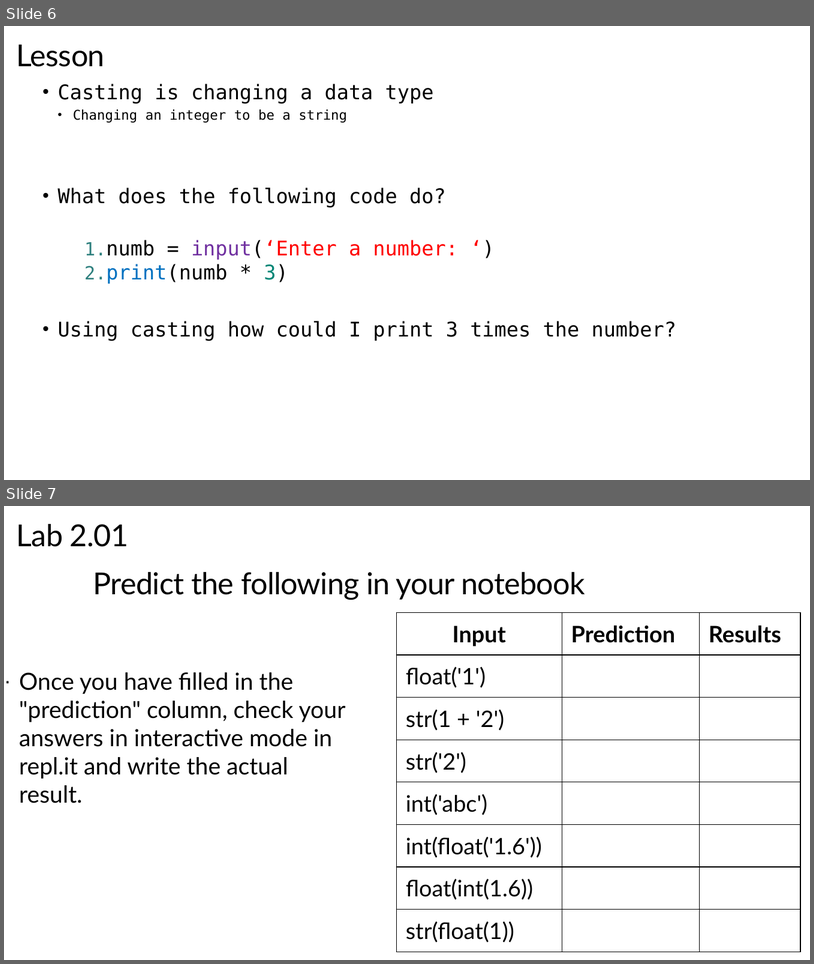
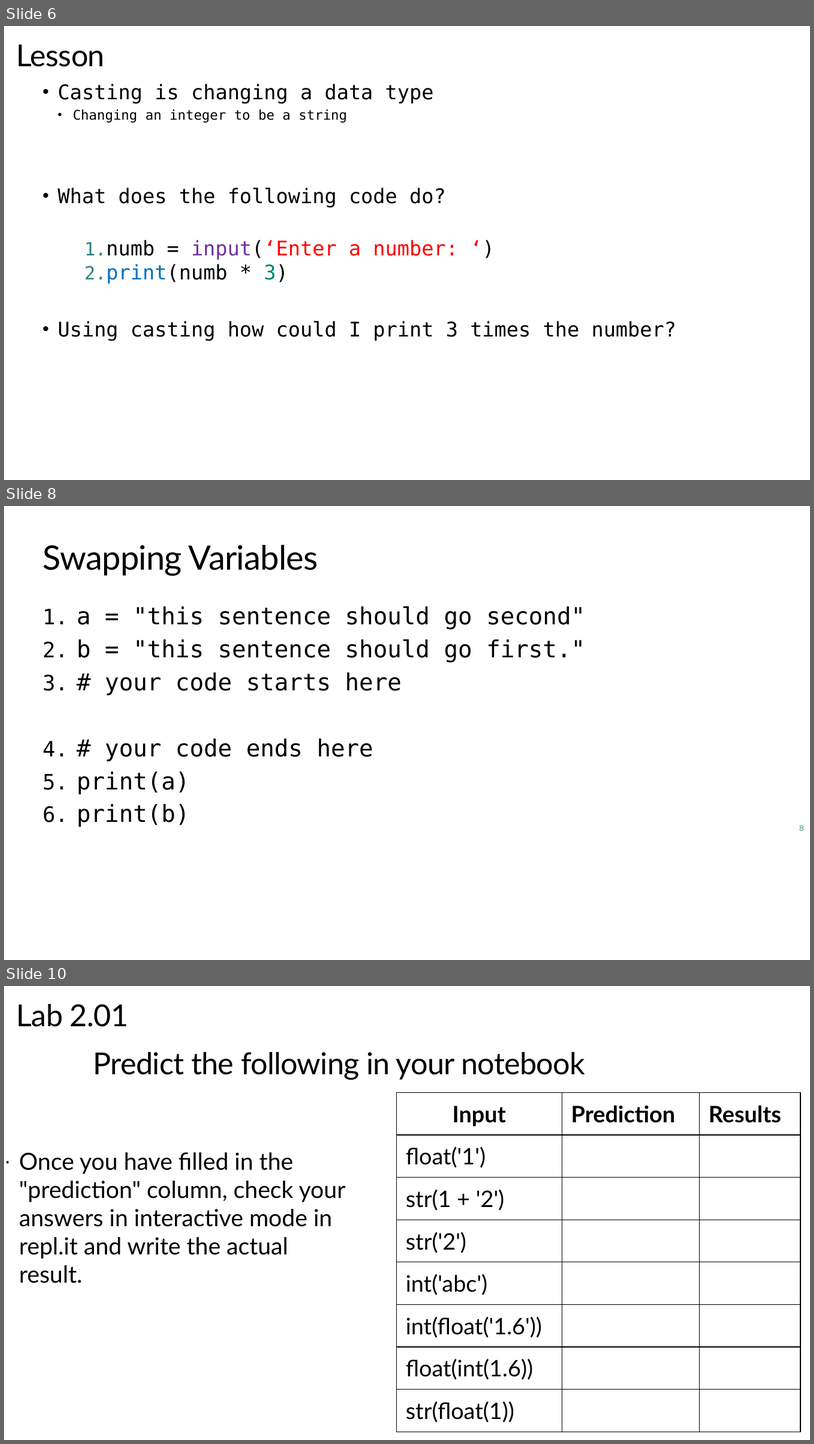
Before and after one commit to TEALSK12/2nd-semester-introduction-to-computer-science, a slide deck: units/2_unit/slidedecks/Intro Python 2.01 TEALS.pptx. Shown one above the other, each under a label of ours: slides 6 and 7 before the commit, slides 6, 8 and 10 after it; the slides between them are not shown. The pictures are 814x964 and 814x1444 pixels, drawn with LibreOffice and Linux fonts; fonts in the diff are those of the drawing; background and template pictures are left out. Boxes give left, top, right and bottom in pixels: in the first picture for what was removed or moved away, otherwise in the second. Text is boxed around its words. In the diff, an @@ line names an element or a change of style, - is before the commit and + after.

```diff
--- a/units/2_unit/slidedecks/Intro Python 2.01 TEALS.pptx
+++ b/units/2_unit/slidedecks/Intro Python 2.01 TEALS.pptx
@@ slide 8 added at (4,506,810,960), background #FFFFFF @@
@@ title added at (43,544,318,576), 40 pt, text #000000 @@
+Swapping Variables
@@ text added at (77,606,585,826), 28 pt, text #000000 @@
+1. a = "this sentence should go second"
+2. b = "this sentence should go first."
+3. # your code starts here
+4. # your code ends here
+5. print(a)
+6. print(b)
@@ page number added at (800,825,804,831), 10 pt, text #4D948C @@
+8
@@ what was slide 7 is now slide 10 @@
```
Also in this commit, not shown: 2 other slides added, 4 other files.
